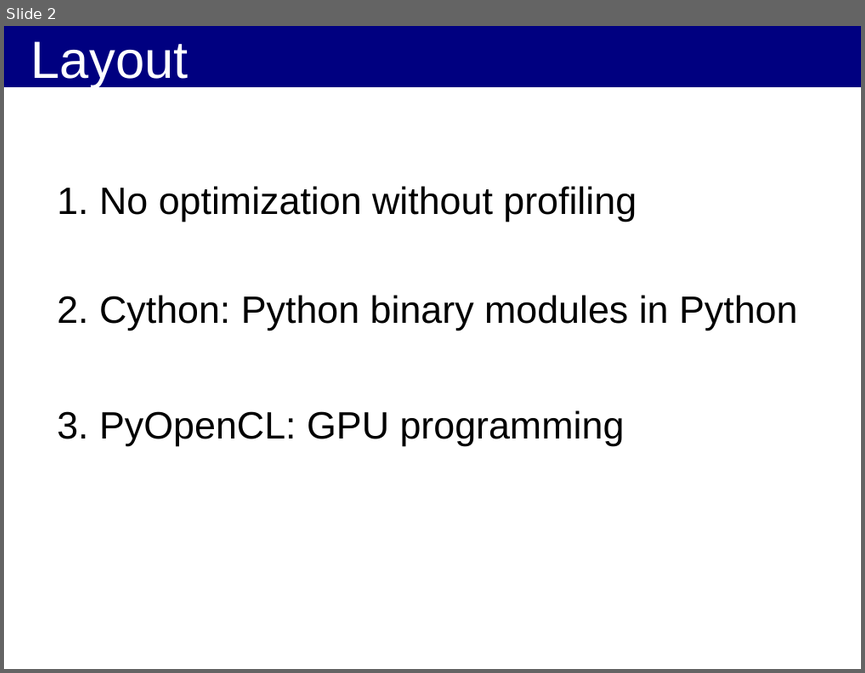
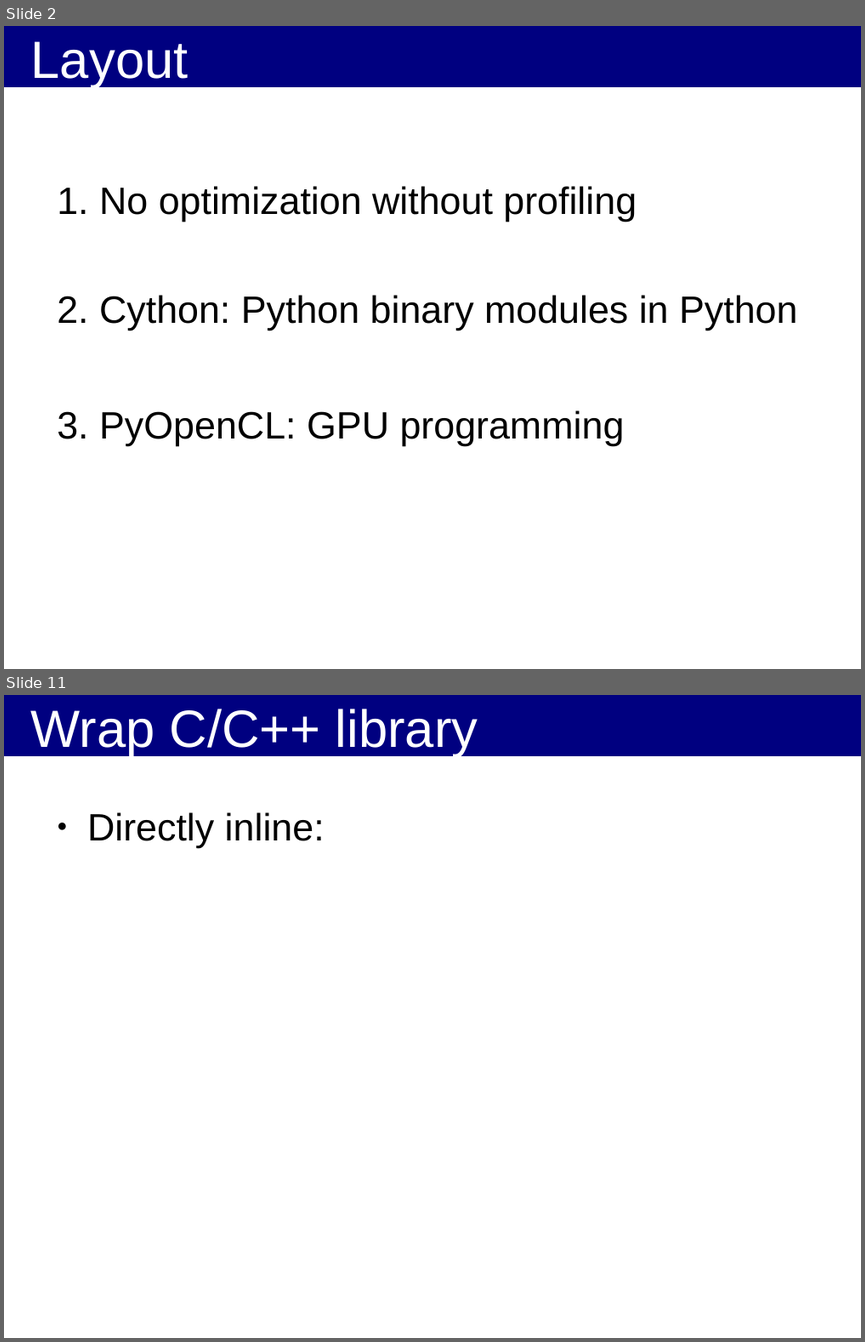
Before and after one commit to kif/HPP, a slide deck: Cython_OpenCL.odp. Shown one above the other, each under a label of ours: slide 2 before the commit, slides 2 and 11 after it; the slides between them are not shown. The pictures are 865x673 and 865x1342 pixels, drawn with LibreOffice and Linux fonts; fonts in the diff are those of the drawing; background and template pictures are left out. Boxes give left, top, right and bottom in pixels: in the first picture for what was removed or moved away, otherwise in the second. Text is boxed around its words. In the diff, an @@ line names an element or a change of style, - is before the commit and + after.

```diff
--- a/Cython_OpenCL.odp
+++ b/Cython_OpenCL.odp
@@ slide 11 added at bbox=[4, 695, 861, 1338], background #FFFFFF; not listed: 1 template element that a slide beside it also shows @@
@@ title added at bbox=[31, 709, 478, 757], 44 pt, text #FFFFFF @@
+Wrap C/C++ library
@@ text added at bbox=[87, 812, 324, 848], 32 pt, text #000000 @@
+● Directly inline:
```
Also in this commit, not shown: 3 slides changed, 9 other slides added, 1 other file.
